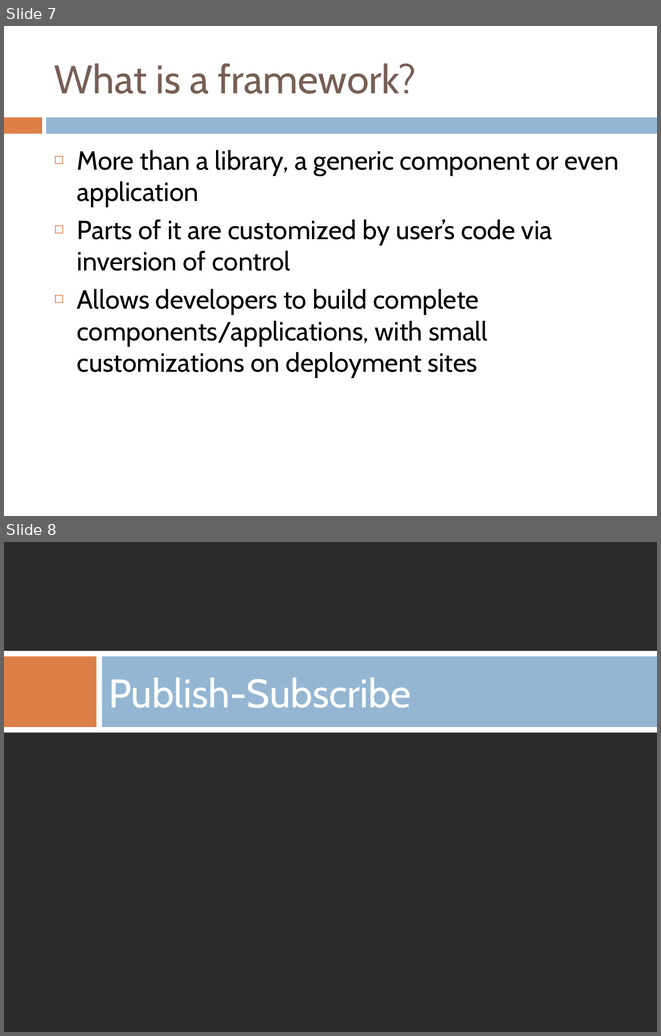
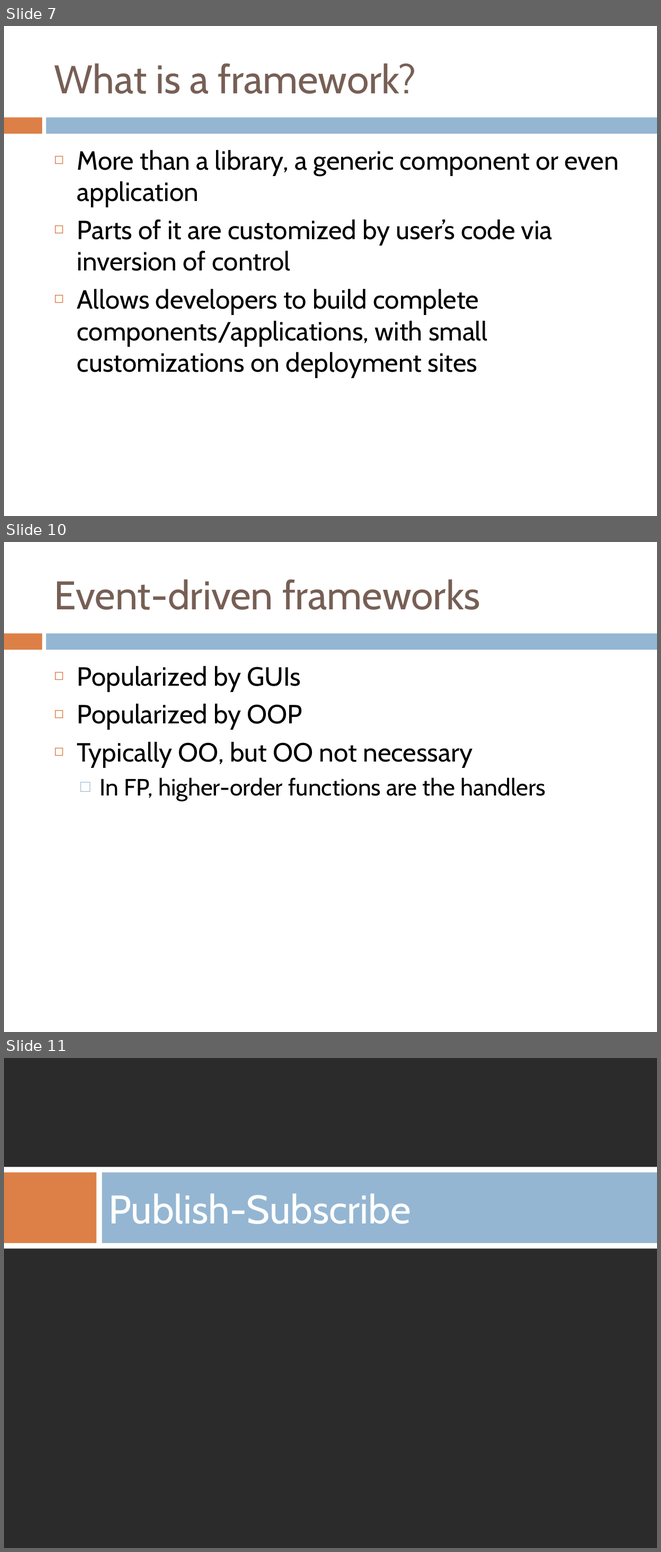
Before and after one commit to crista/EPS-slides, a slide deck: EPS-OOP-Frameworks.ppt. Shown one above the other, each under a label of ours: slides 7 and 8 before the commit, slides 7, 10 and 11 after it; the slides between them are not shown. The pictures are 661x1036 and 661x1552 pixels, drawn with LibreOffice and Linux fonts; fonts in the diff are those of the drawing; background and template pictures are left out; a plain dark background stands for a picture behind light text. Boxes give left, top, right and bottom in pixels: in the first picture for what was removed or moved away, otherwise in the second. Text is boxed around its words. In the diff, an @@ line names an element or a change of style, - is before the commit and + after.

Commit message:
Improvements, mostly on the frameworks slides

```diff
--- a/EPS-OOP-Frameworks.ppt
+++ b/EPS-OOP-Frameworks.ppt
@@ slide 10 added at (4,542,657,1032), background #FFFFFF; not listed: 2 template elements that a slide beside it also shows @@
@@ title added at (54,579,480,610), 44 pt, text #775F55 @@
+Event-driven frameworks
@@ text added at (77,665,546,801), 29 pt, text #000000 @@
+◻ Popularized by GUIs
+◻ Popularized by OOP
+◻ Typically OO, but OO not necessary
+  □ In FP, higher-order functions are the handlers
@@ what was slide 8 is now slide 11 @@
```
Also in this commit, not shown: 2 slides changed, 2 other slides added, 2 other files.
